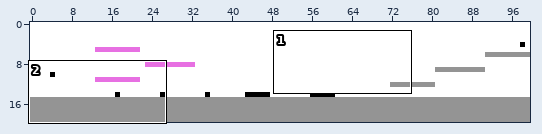
Tiled map -- public/benchmark3/assets/Level2.tmx. Above, an overview of the earlier version with the close-up marked.
Close-up. Before the edit:
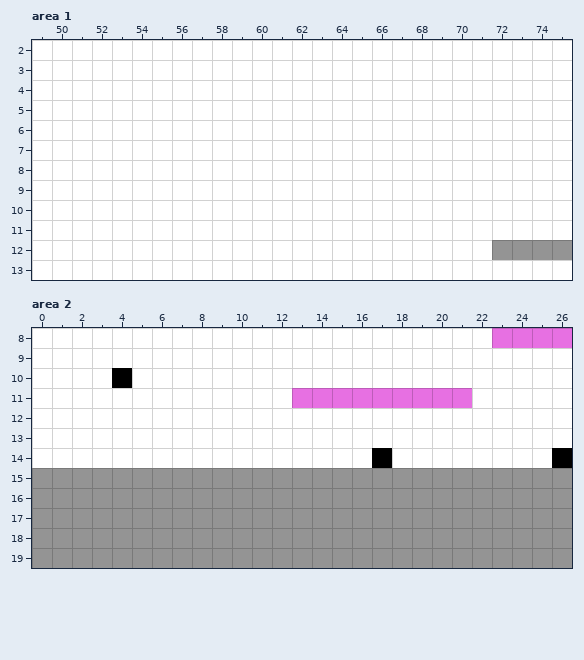
Cells are 32x32 px. Shown: area 1 x 49..75, y 2..13; area 2 x 0..26, y 8..19. The commit also changed other parts of the map, which this record leaves out.
And afterwards:
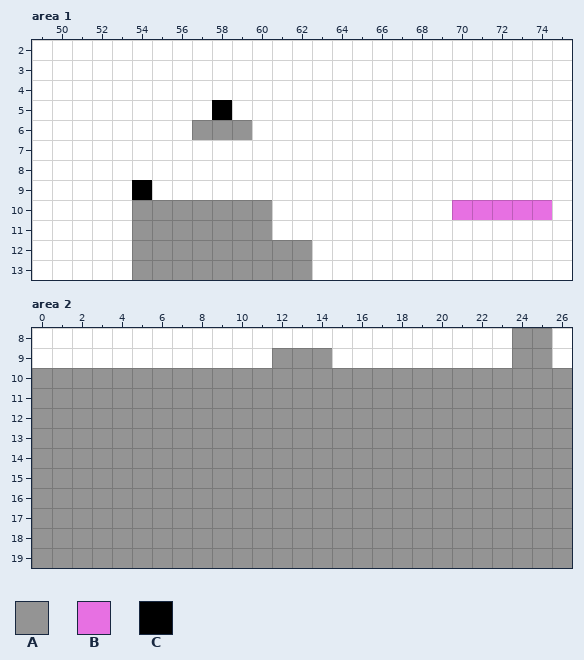
Key: from "tileset": A 2, B 5, C 6.
_ is an empty cell, . an unchanged one.
Objects are placed by their top-left corner, in cells (3,4 is the top-left corner of cell 3,4); size is 1x1 cell unless given.
Edits made:
--- layer "blockedLayer", area 1
@@ x 57..59 @@
- 6 ___
+ 6 AAA
@@ x 54..75 @@
-10 _______...............
-11 _______...............
-12 _________.........AAAA
-13 _________.............
+10 AAAAAAA...............
+11 AAAAAAA...............
+12 AAAAAAAAA.........____
+13 AAAAAAAAA.............
--- layer "objectsLayer", area 1
-(outside this view)
+C at 54,9
+C at 58,5
--- layer "moveableLayer2", area 1
@@ x 70..74 @@
-10 _____
+10 BBBBB
--- layer "blockedLayer", area 2
@@ x 0..26 @@
- 8 ........................__.
- 9 ............___.........__.
-10 ___________________________
-11 ___________________________
-12 ___________________________
-13 ___________________________
-14 ___________________________
+ 8 ........................AA.
+ 9 ............AAA.........AA.
+10 AAAAAAAAAAAAAAAAAAAAAAAAAAA
+11 AAAAAAAAAAAAAAAAAAAAAAAAAAA
+12 AAAAAAAAAAAAAAAAAAAAAAAAAAA
+13 AAAAAAAAAAAAAAAAAAAAAAAAAAA
+14 AAAAAAAAAAAAAAAAAAAAAAAAAAA
--- layer "objectsLayer", area 2
-C at 4,10
-C at 17,14
-C at 26,14
--- layer "moveableLayer1", area 2
@@ x 13..21 @@
-11 BBBBBBBBB
+11 _________
--- layer "moveableLayer2", area 2
@@ x 23..26 @@
- 8 BBBB
+ 8 ____
Changed places in both close-ups, as pixel boxes (x1, y1, x2, y2):
added: (192, 100, 252, 140)
changed: (132, 180, 312, 280)
added: (452, 200, 552, 220)
removed: (492, 240, 572, 260)
changed: (32, 328, 572, 468)
